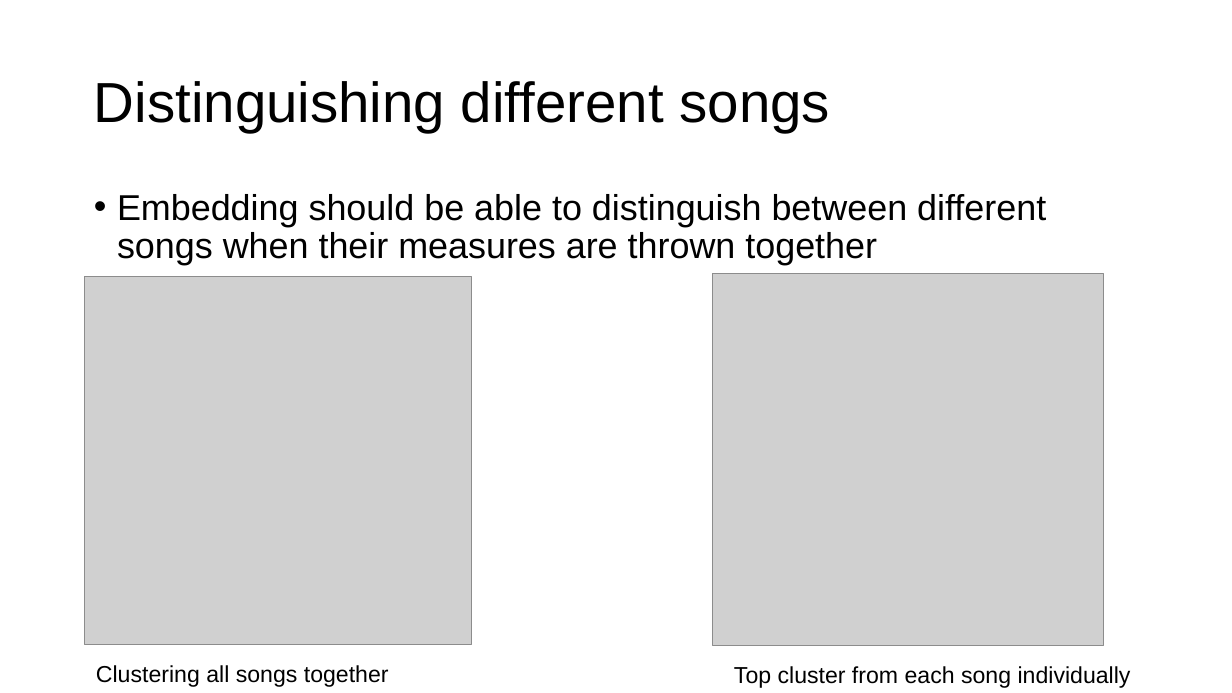
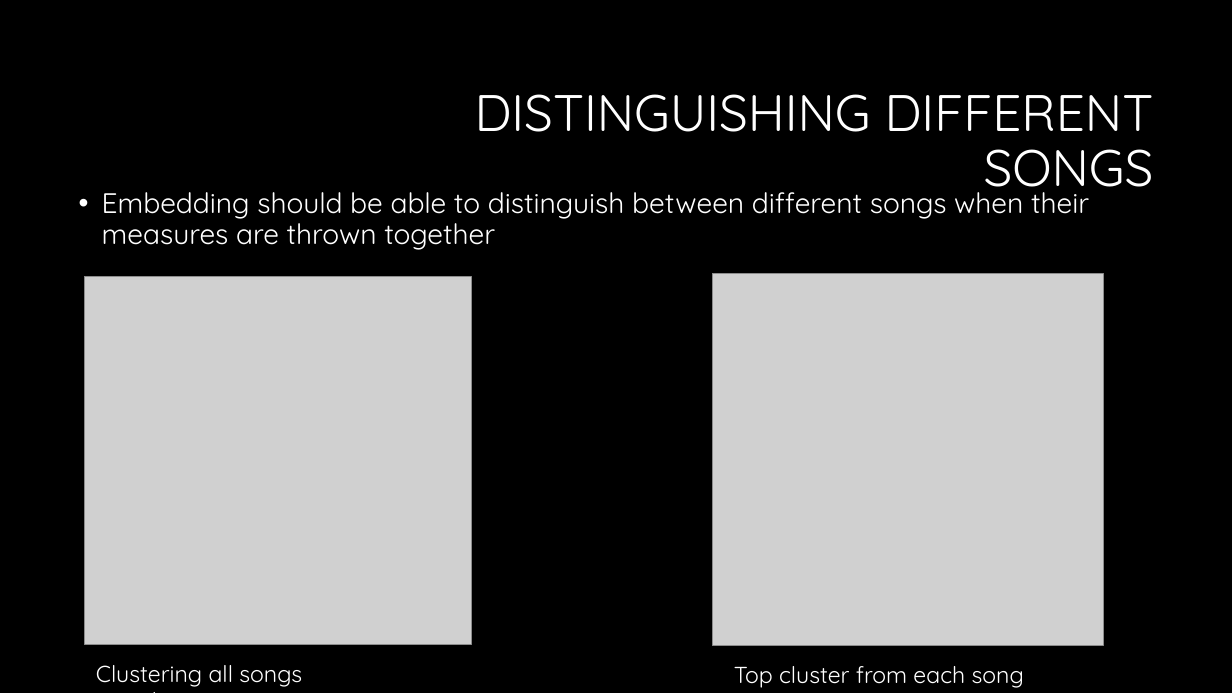
Before and after one commit to chenhi/groove_gang, a slide deck: slide 12 of presentation.pptx (slide 6 before the commit). Drawn at 1232x693 pixels with LibreOffice and Linux fonts; fonts in the diff are those of the drawing; grey boxes stand for pictures. Boxes give left, top, right and bottom in pixels: in the first picture for what was removed or moved away, otherwise in the second. Text is boxed around its words. In the diff, an @@ line names an element or a change of style, - is before the commit and + after.

```diff
--- a/presentation.pptx
+++ b/presentation.pptx
@@ background #FFFFFF to #000000 @@
@@ title at bbox=[475, 94, 1154, 200]: text changed; size 44 to 40 pt; font Arial to Quicksand; text colour #000000 to #FFFFFF @@
-Distinguishing different songs
+DISTINGUISHING DIFFERENT SONGS
@@ text "Embedding should be able to ...": place and size @@
-text "Embedding should be able to ..." at bbox=[117, 194, 1046, 265]
+text "Embedding should be able to ..." at bbox=[102, 184, 1089, 250]
@@ text "Embedding should be able to ..." at bbox=[102, 184, 1089, 250]: size 28 to 22 pt, font Arial to Quicksand, text colour #000000 to #FFFFFF @@
@@ text "Clustering all songs together" at bbox=[96, 665, 302, 687]: font Arial to Quicksand, text colour #000000 to #FFFFFF @@
@@ text "Top cluster from each song ..." at bbox=[734, 666, 1024, 688]: font Arial to Quicksand, text colour #000000 to #FFFFFF @@
```
Also in this commit, not shown: 5 other slides changed, 10 slides added, 2 slides removed, 13 other files.
